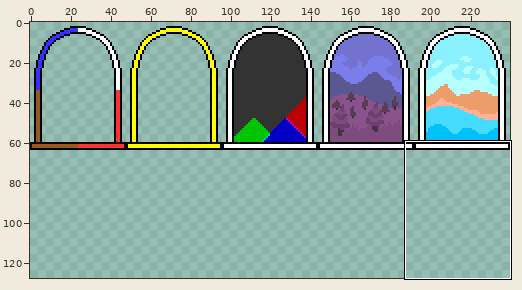
File history of a sprite sheet, Graphics/Entities/entrances.png. The picture above shows the old version from afar; the outline marks the close-up.
Close-up. As it was:
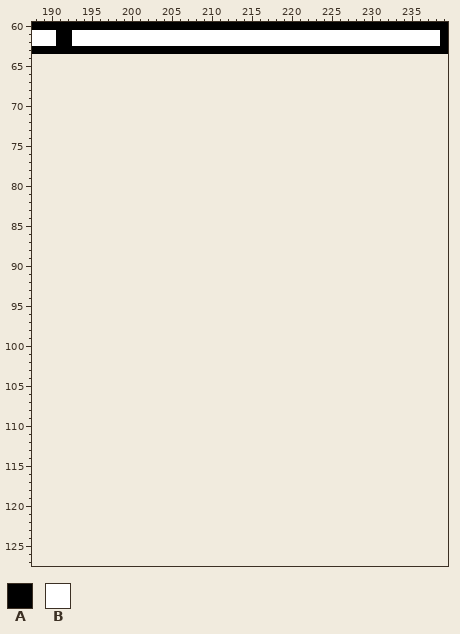
The file is 240x64 pixels. Colours within 5 levels of each other are drawn and written as one. Shown: x 188..239, y 60..127. The old version is drawn lined up with the new one, on the new canvas. The commit also changed other parts of the picture, which this record leaves out.
Palette (. is transparent): A #000000  B #ffffff
Pixels before (only the part around the change), first column x 188:
 60 AAAAAAAAAAAAAAAAAAAAAAAAAAAAAAAAAAAAAAAAAAAAAAAAAAAA
 61 BBBAABBBBBBBBBBBBBBBBBBBBBBBBBBBBBBBBBBBBBBBBBBBBBBA
 62 BBBAABBBBBBBBBBBBBBBBBBBBBBBBBBBBBBBBBBBBBBBBBBBBBBA
 63 AAAAAAAAAAAAAAAAAAAAAAAAAAAAAAAAAAAAAAAAAAAAAAAAAAAA
 64 ....................................................
 65 ....................................................
 66 ....................................................
 67 ....................................................
 68 ....................................................
 69 ....................................................
 70 ....................................................
 71 ....................................................
 72 ....................................................
 73 ....................................................
 74 ....................................................
 75 ....................................................
 76 ....................................................
 77 ....................................................
 78 ....................................................
 79 ....................................................
 80 ....................................................
 81 ....................................................
 82 ....................................................
 83 ....................................................
 84 ....................................................
 85 ....................................................
 86 ....................................................
 87 ....................................................
 88 ....................................................
 89 ....................................................
 90 ....................................................
 91 ....................................................
 92 ....................................................
 93 ....................................................
 94 ....................................................
 95 ....................................................
 96 ....................................................
 97 ....................................................
 98 ....................................................
 99 ....................................................
100 ....................................................
101 ....................................................
102 ....................................................
103 ....................................................
104 ....................................................
105 ....................................................
106 ....................................................
107 ....................................................
108 ....................................................
109 ....................................................
110 ....................................................
111 ....................................................
112 ....................................................
113 ....................................................
114 ....................................................
115 ....................................................
116 ....................................................
117 ....................................................
118 ....................................................
119 ....................................................
120 ....................................................
121 ....................................................
122 ....................................................
123 ....................................................
124 ....................................................
125 ....................................................
126 ....................................................
127 ....................................................
Now the later version:
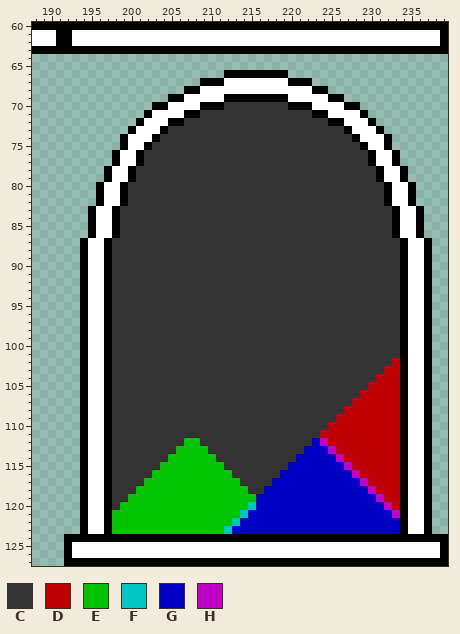
Colours new in this view: C #333333  D #bd0000  E #00c400  F #00c5c6  G #0000c4  H #c100c5
Difference:
canvas 240x64 -> 240x128
Changed rows in their new state; - is an unchanged pixel.
first column x 192:
 66 --------------------AAAAAAAA--------------------
 67 -----------------AAABBBBBBBBAAA-----------------
 68 ---------------AABBBBBBBBBBBBBBAA---------------
 69 -------------AABBBBBAAAAAAAABBBBBAA-------------
 70 -----------AABBBBAAACCCCCCCCAAABBBBAA-----------
 71 ----------ABBBBAACCCCCCCCCCCCCCAABBBBA----------
 72 ---------ABBBAACCCCCCCCCCCCCCCCCCAABBBA---------
 73 --------ABBBACCCCCCCCCCCCCCCCCCCCCCABBBA--------
 74 -------ABBBACCCCCCCCCCCCCCCCCCCCCCCCABBBA-------
 75 -------ABBACCCCCCCCCCCCCCCCCCCCCCCCCCABBA-------
 76 ------ABBACCCCCCCCCCCCCCCCCCCCCCCCCCCCABBA------
 77 ------ABBACCCCCCCCCCCCCCCCCCCCCCCCCCCCABBA------
 78 -----ABBACCCCCCCCCCCCCCCCCCCCCCCCCCCCCCABBA-----
 79 -----ABBACCCCCCCCCCCCCCCCCCCCCCCCCCCCCCABBA-----
 80 ----ABBACCCCCCCCCCCCCCCCCCCCCCCCCCCCCCCCABBA----
 81 ----ABBACCCCCCCCCCCCCCCCCCCCCCCCCCCCCCCCABBA----
 82 ----ABBACCCCCCCCCCCCCCCCCCCCCCCCCCCCCCCCABBA----
 83 ---ABBACCCCCCCCCCCCCCCCCCCCCCCCCCCCCCCCCCABBA---
 84 ---ABBACCCCCCCCCCCCCCCCCCCCCCCCCCCCCCCCCCABBA---
 85 ---ABBACCCCCCCCCCCCCCCCCCCCCCCCCCCCCCCCCCABBA---
 86 ---ABBACCCCCCCCCCCCCCCCCCCCCCCCCCCCCCCCCCABBA---
 87 --ABBACCCCCCCCCCCCCCCCCCCCCCCCCCCCCCCCCCCCABBA--
 88 --ABBACCCCCCCCCCCCCCCCCCCCCCCCCCCCCCCCCCCCABBA--
 89 --ABBACCCCCCCCCCCCCCCCCCCCCCCCCCCCCCCCCCCCABBA--
 90 --ABBACCCCCCCCCCCCCCCCCCCCCCCCCCCCCCCCCCCCABBA--
 91 --ABBACCCCCCCCCCCCCCCCCCCCCCCCCCCCCCCCCCCCABBA--
 92 --ABBACCCCCCCCCCCCCCCCCCCCCCCCCCCCCCCCCCCCABBA--
 93 --ABBACCCCCCCCCCCCCCCCCCCCCCCCCCCCCCCCCCCCABBA--
 94 --ABBACCCCCCCCCCCCCCCCCCCCCCCCCCCCCCCCCCCCABBA--
 95 --ABBACCCCCCCCCCCCCCCCCCCCCCCCCCCCCCCCCCCCABBA--
 96 --ABBACCCCCCCCCCCCCCCCCCCCCCCCCCCCCCCCCCCCABBA--
 97 --ABBACCCCCCCCCCCCCCCCCCCCCCCCCCCCCCCCCCCCABBA--
 98 --ABBACCCCCCCCCCCCCCCCCCCCCCCCCCCCCCCCCCCCABBA--
 99 --ABBACCCCCCCCCCCCCCCCCCCCCCCCCCCCCCCCCCCCABBA--
100 --ABBACCCCCCCCCCCCCCCCCCCCCCCCCCCCCCCCCCCCABBA--
101 --ABBACCCCCCCCCCCCCCCCCCCCCCCCCCCCCCCCCCCCABBA--
102 --ABBACCCCCCCCCCCCCCCCCCCCCCCCCCCCCCCCCCCDABBA--
103 --ABBACCCCCCCCCCCCCCCCCCCCCCCCCCCCCCCCCCDDABBA--
104 --ABBACCCCCCCCCCCCCCCCCCCCCCCCCCCCCCCCCDDDABBA--
105 --ABBACCCCCCCCCCCCCCCCCCCCCCCCCCCCCCCCDDDDABBA--
106 --ABBACCCCCCCCCCCCCCCCCCCCCCCCCCCCCCCDDDDDABBA--
107 --ABBACCCCCCCCCCCCCCCCCCCCCCCCCCCCCCDDDDDDABBA--
108 --ABBACCCCCCCCCCCCCCCCCCCCCCCCCCCCCDDDDDDDABBA--
109 --ABBACCCCCCCCCCCCCCCCCCCCCCCCCCCCDDDDDDDDABBA--
110 --ABBACCCCCCCCCCCCCCCCCCCCCCCCCCCDDDDDDDDDABBA--
111 --ABBACCCCCCCCCCCCCCCCCCCCCCCCCCDDDDDDDDDDABBA--
112 --ABBACCCCCCCCCEECCCCCCCCCCCCCCGHDDDDDDDDDABBA--
113 --ABBACCCCCCCCEEEECCCCCCCCCCCCGGGHDDDDDDDDABBA--
114 --ABBACCCCCCCEEEEEECCCCCCCCCCGGGGGHDDDDDDDABBA--
115 --ABBACCCCCCEEEEEEEECCCCCCCCGGGGGGGHDDDDDDABBA--
116 --ABBACCCCCEEEEEEEEEECCCCCCGGGGGGGGGHDDDDDABBA--
117 --ABBACCCCEEEEEEEEEEEECCCCGGGGGGGGGGGHDDDDABBA--
118 --ABBACCCEEEEEEEEEEEEEECCGGGGGGGGGGGGGHDDDABBA--
119 --ABBACCEEEEEEEEEEEEEEEEGGGGGGGGGGGGGGGHDDABBA--
120 --ABBACEEEEEEEEEEEEEEEEFGGGGGGGGGGGGGGGGHDABBA--
121 --ABBAEEEEEEEEEEEEEEEEFGGGGGGGGGGGGGGGGGGHABBA--
122 --ABBAEEEEEEEEEEEEEEEFGGGGGGGGGGGGGGGGGGGGABBA--
123 --ABBAEEEEEEEEEEEEEEFGGGGGGGGGGGGGGGGGGGGGABBA--
124 AAAAAAAAAAAAAAAAAAAAAAAAAAAAAAAAAAAAAAAAAAAAAAAA
125 ABBBBBBBBBBBBBBBBBBBBBBBBBBBBBBBBBBBBBBBBBBBBBBA
126 ABBBBBBBBBBBBBBBBBBBBBBBBBBBBBBBBBBBBBBBBBBBBBBA
127 AAAAAAAAAAAAAAAAAAAAAAAAAAAAAAAAAAAAAAAAAAAAAAAA
Where, in picture pixels (left, top, right, bottom), the same in both close-ups:
added: (64, 70, 448, 566)
